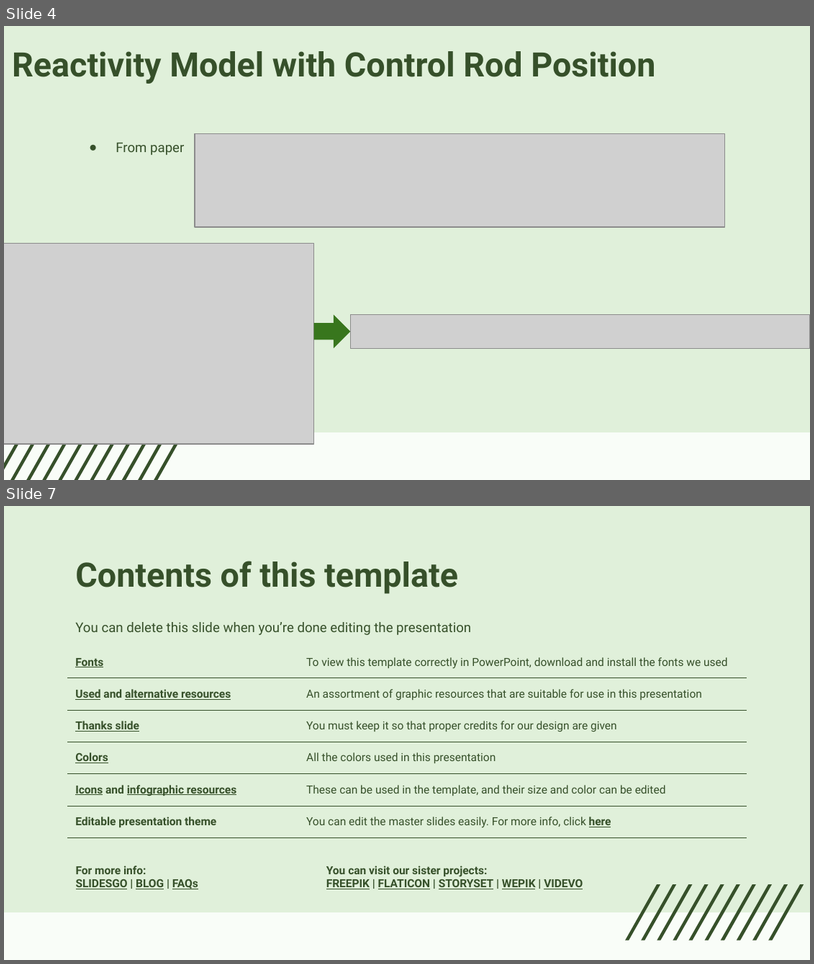
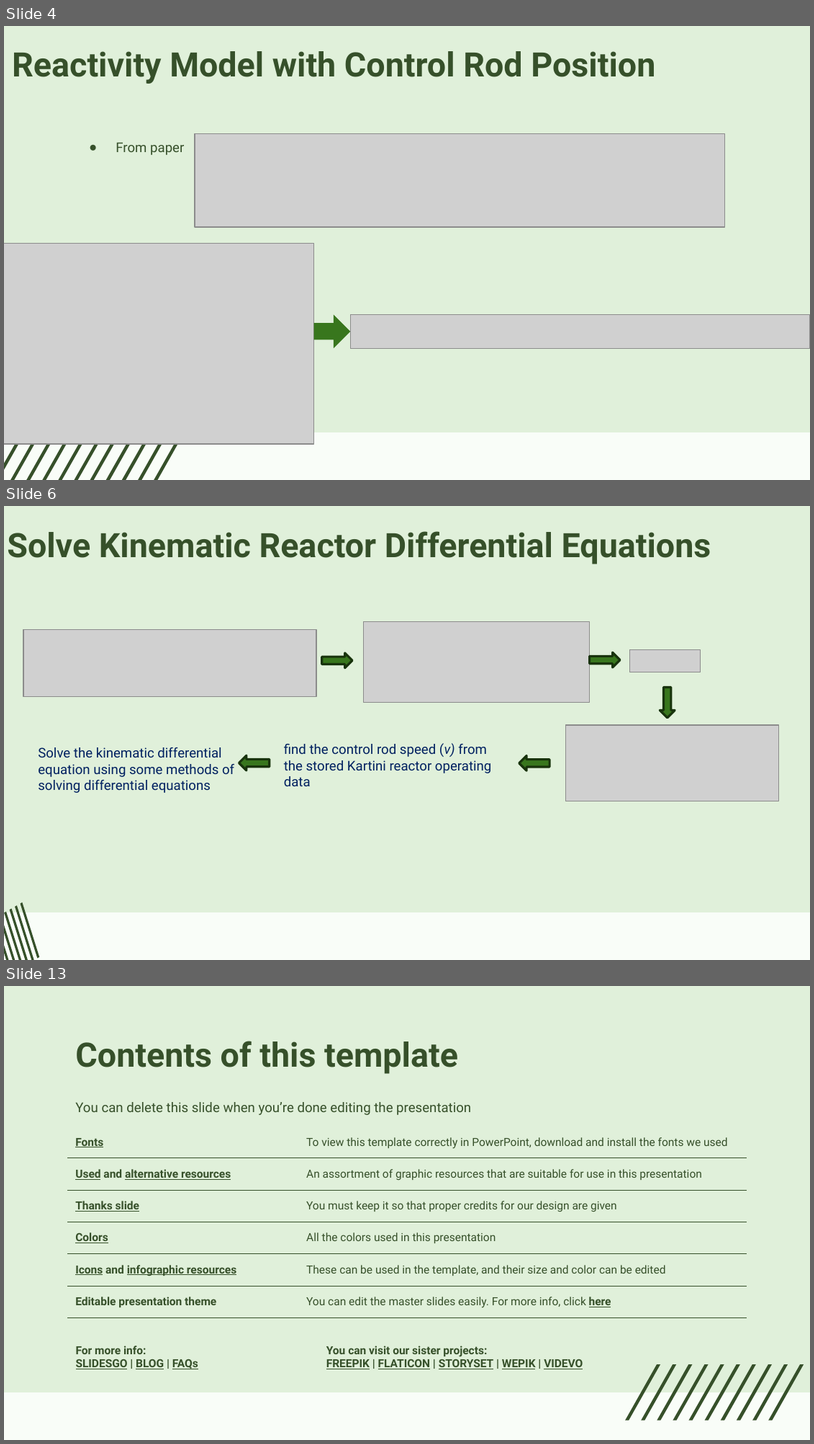
Before and after one commit to hahamadi/kartini-research-reactor, a slide deck: Presentation2_26-02-2026.pptx. Shown one above the other, each under a label of ours: slides 4 and 7 before the commit, slides 4, 6 and 13 after it; the slides between them are not shown. The pictures are 814x964 and 814x1444 pixels, drawn with LibreOffice and Linux fonts; fonts in the diff are those of the drawing; grey boxes stand for pictures. Boxes give left, top, right and bottom in pixels: in the first picture for what was removed or moved away, otherwise in the second. Text is boxed around its words. In the diff, an @@ line names an element or a change of style, - is before the commit and + after.

```diff
--- a/Presentation2_26-02-2026.pptx
+++ b/Presentation2_26-02-2026.pptx
@@ slide 6 added at [4,506,810,960], background #F9FDF8; not listed: 1 template element that a slide beside it also shows @@
@@ title added at [7,531,712,564], 30 pt, text #36502A, bold @@
+Solve Kinematic Reactor Differential Equations
@@ picture added at [23,629,317,696] @@
@@ picture added at [364,621,590,702] @@
@@ right arrow added at [322,653,352,668], fill #38761D, outline #19340D 2 pt @@
@@ right arrow added at [590,652,621,667], fill #38761D, outline #19340D 2 pt @@
@@ picture added at [630,649,701,672] @@
@@ right arrow added at [660,687,675,718], fill #38761D, outline #19340D 2 pt @@
@@ text added at [284,743,491,786], 12 pt, text #002060 @@
+find the control rod speed (v) from the stored Kartini reactor operating data
@@ picture added at [566,725,779,800] @@
@@ text added at [38,747,234,793], 12 pt, text #002060 @@
+Solve the kinematic differential equation using some methods of solving differential equations
@@ right arrow added at [239,755,269,770], fill #38761D, outline #19340D 2 pt @@
@@ right arrow added at [520,755,550,770], fill #38761D, outline #19340D 2 pt @@
@@ group added at [4,903,49,960]: 9 freeform shapes @@
@@ what was slide 7 is now slide 13 @@
```
Also in this commit, not shown: 2 slides changed, 5 other slides added, 11 other files.
